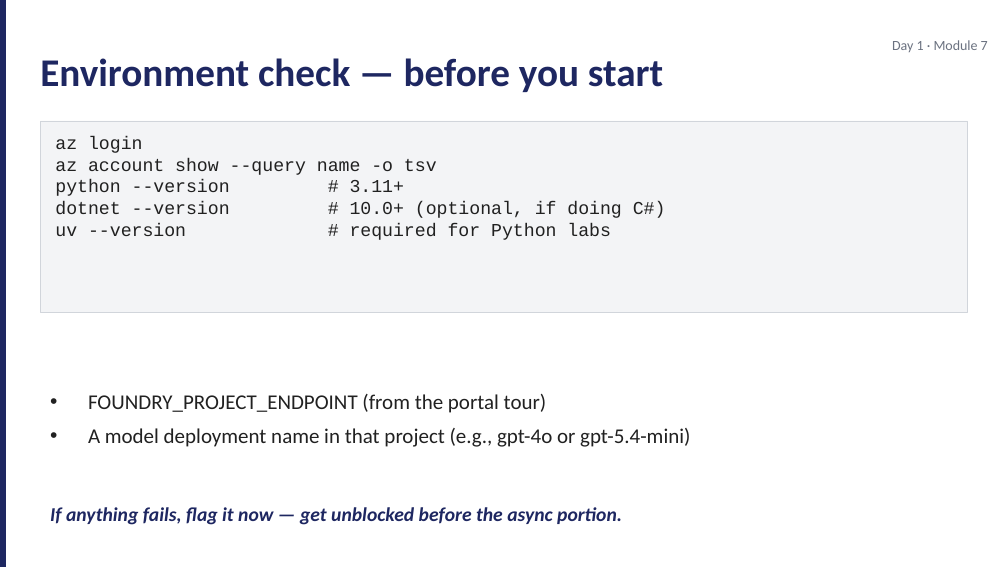
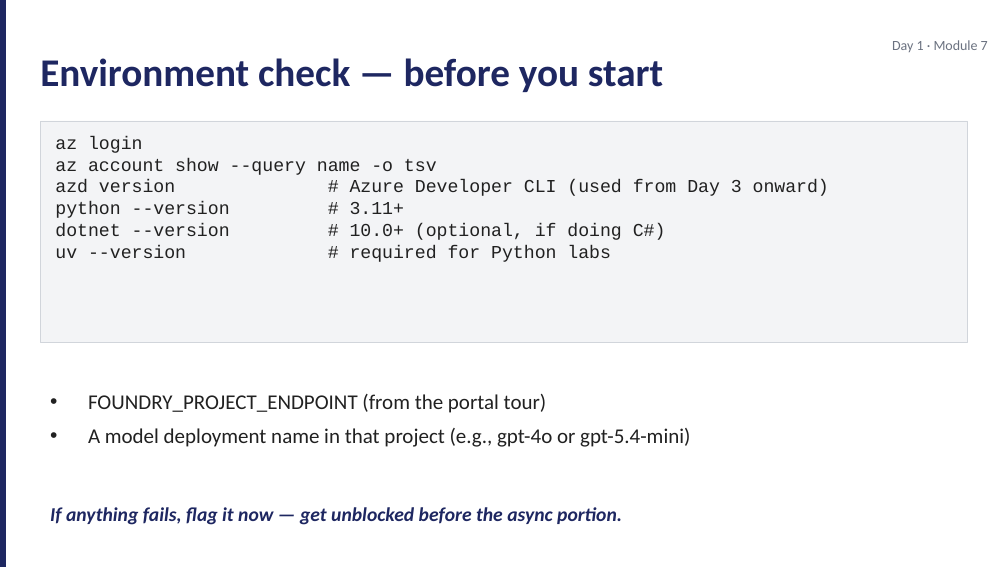
Before and after one commit to JimPiquant/Building-AI-Apps-and-Agents, a slide deck: slide 3 of decks/day1/module-7-lab-kickoff.pptx. Drawn at 1008x567 pixels with LibreOffice and Linux fonts; fonts in the diff are those of the drawing. Boxes give left, top, right and bottom in pixels: in the first picture for what was removed or moved away, otherwise in the second. Text is boxed around its words. In the diff, an @@ line names an element or a change of style, - is before the commit and + after.

```diff
--- a/decks/day1/module-7-lab-kickoff.pptx
+++ b/decks/day1/module-7-lab-kickoff.pptx
@@ rectangle: place and size @@
-rectangle at box(40, 121, 968, 312)
+rectangle at box(40, 121, 968, 343)
@@ text at box(55, 180, 829, 196): paragraph added @@
+azd version # Azure Developer CLI (used from Day 3 onward)
```
Also in this commit, not shown: 15 other files.
